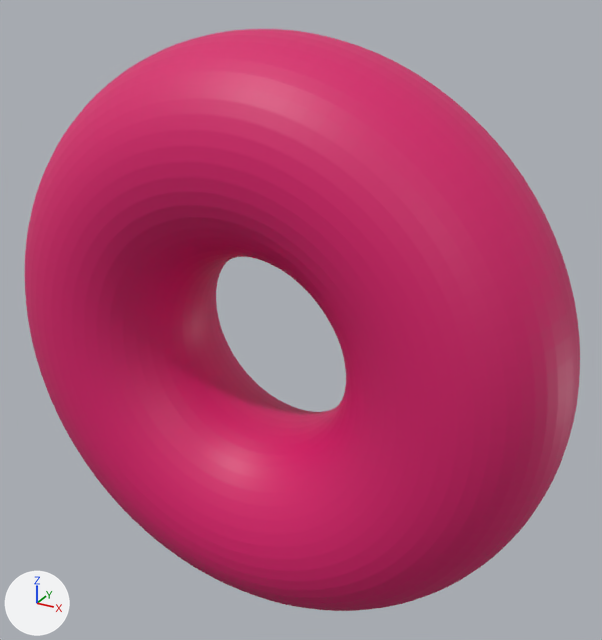
The glTF model assets/torus_grid_sweep/torus_R1_r5.glb: old version first, new version second.
One viewpoint serves both versions: a camera (50 mm lens) standing at (12.33, -20.67, 11.22) and looking at (0.62, 0.63, 0.57). The lights are fixed; the arrows at lower left show +X, +Y and +Z. The older version comes first. Where no turn or scale is listed for an object, it has been applied to the vertices.

Objects in the first picture: 'geometry_0'.
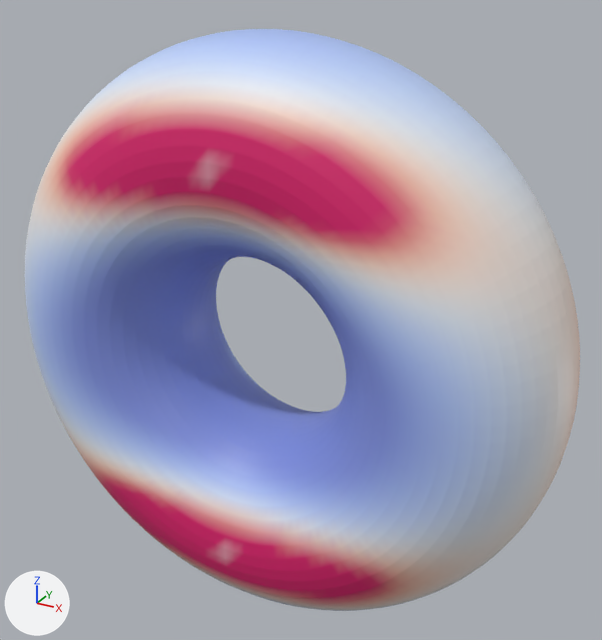
Patch to the scene script:
```diff
--- a/assets/torus_grid_sweep/torus_R1_r5.glb.py
+++ b/assets/torus_grid_sweep/torus_R1_r5.glb.py
@@ me_geometry_0 @@
 me_geometry_0.from_pydata(...)  # 5000 vertices, 10000 faces; spans x -9.3..9.3, y -3.2..3.2, z -9.3..9.3
 # used by ob_geometry_0; location = (0.0, 0.0, 0.0)
+# me_geometry_0 part 1: 4256 faces centred in x -7.7..7.7, y -3.2..2.9, z -9.3..9.3 are repainted in the vertex colours; the middle colour goes from pink #da1c6c to blue #8496e2
+# me_geometry_0 part 2: 2298 faces centred in x -9.3..9.3, y -3.2..3.2, z -8.1..8.1 are repainted in the vertex colours; the middle colour goes from pink #da1c6c to white #f5e7e1
+# me_geometry_0 part 3: 1512 faces centred in x -9.0..9.0, y -3.2..3.2, z -7.6..7.6 are repainted in the vertex colours; the middle colour goes from pink #da1c6c to pink #eea7a2
+# me_geometry_0 part 4: 1252 faces centred in x -8.8..8.8, y -3.2..3.1, z -8.6..8.6 are repainted in the vertex colours; the middle colour goes from pink #da1c6c to pale blue #d8e5fc
 me_geometry_0.materials.append(mat_defaultmaterial)
```

Pixel boxes (x1, y1, x2, y2) of what changed, in the pictures (602 x 640 px):
part 1 of me_geometry_0, recoloured (pink to blue): (27, 29, 491, 531) in both
part 2 of me_geometry_0, recoloured (pink to white): (26, 74, 580, 611) in both
part 3 of me_geometry_0, recoloured (lighter): (49, 99, 449, 608) in both
part 4 of me_geometry_0, recoloured: (25, 57, 547, 611) in both
